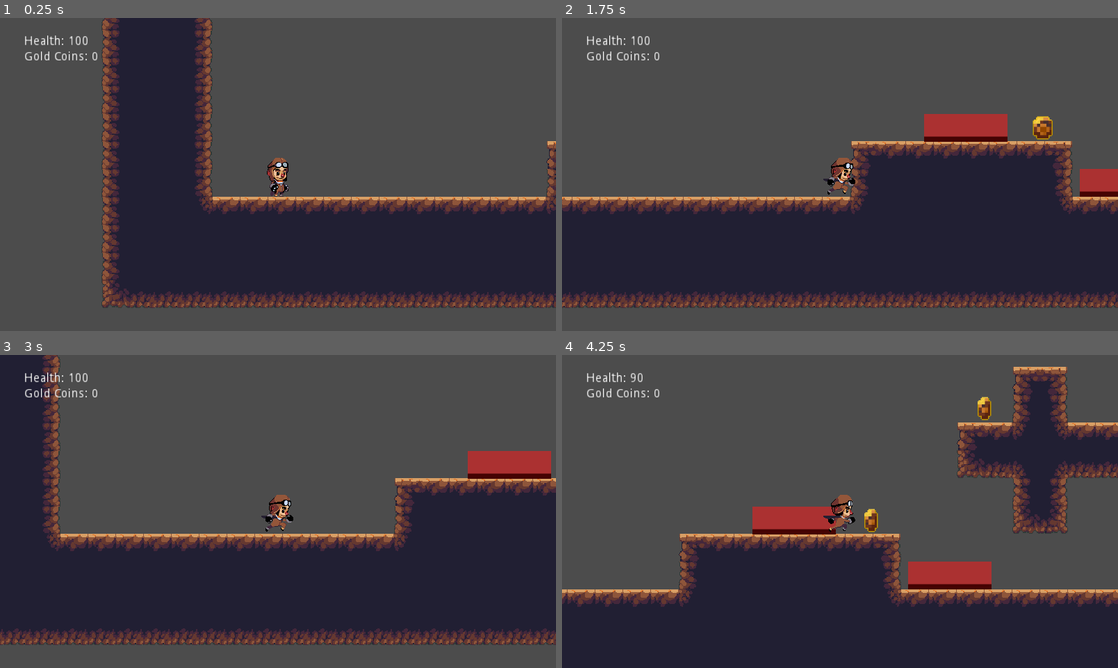
Above: before the commit, frames 1-4 (two rows, left to right).
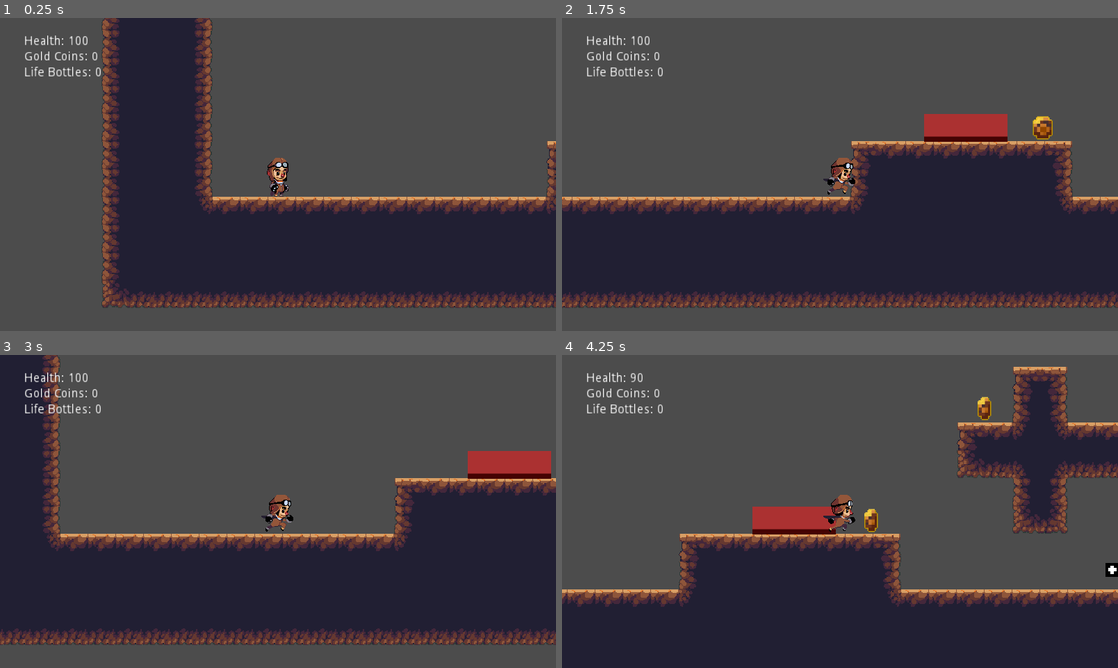
Above: after the commit, the same moments.

Repository: nordlightstudio/PlatformerLive
Game: Godot game, scene res://Game001.tscn
Same seed, same stepped clock (60 frames per second), same inputs: the game is played once before the commit and once after it.
Inputs:
- Up to frame 1 (0.25 s): no input
- Up to frame 2 (1.75 s): tap Enter at 0.5 s; hold Right (ui_right) from 0.53 s (still down); tap 1 (useLifeBottle, bound only after the commit) at 0.6, 1.35 s; tap Up (ui_up) at 0.77, 1.52 s
- Up to frame 3 (3 s): release Right (ui_right) at 2.03 s; hold Left (ui_left) 2.03-2.78 s; tap 1 (useLifeBottle, bound only after the commit) at 2.1, 2.85 s; hold Right (ui_right) from 2.78 s (still down)
- Up to frame 4 (4.25 s): keep holding Right (ui_right); tap Up (ui_up) at 3.02, 3.77 s; tap 1 (useLifeBottle, bound only after the commit) at 3.6 s

The runs differ from the first frame. In frame 1, 0.2% of the frame differs, in the area x 4-19%, y 15-19%; in frame 2, 0.8%; in frame 3, 0.2%; in frame 4, 1.6%, in the area x 4-100%, y 15-75%.

Commit message:
Add life bottle

Diff:
--- /dev/null
+++ b/Platformer/Area2D.gd
@@ -0,0 +1,10 @@
+#Add Life Bottle to lifeBottleQuantity
+extends Area2D
+
+func _physics_process(delta):
+
+	var bodies = get_overlapping_bodies()
+	for body in bodies:
+		if body.name == "Player" and get_node("../../../Player").lifeBottleQuantity < 10:
+			get_node("../../../Player").lifeBottleQuantity += 1
+			queue_free()
--- a/Platformer/Levels/World.tscn
+++ b/Platformer/Levels/World.tscn
@@ -1,8 +1,9 @@
-[gd_scene load_steps=4 format=2]
+[gd_scene load_steps=5 format=2]
 
 [ext_resource path="res://DirtAutoTiles.tres" type="TileSet" id=1]
 [ext_resource path="res://Pickups/GoldCoin.tscn" type="PackedScene" id=2]
 [ext_resource path="res://Traps/Trap01.tscn" type="PackedScene" id=3]
+[ext_resource path="res://Pickups/LifeBottle.tscn" type="PackedScene" id=4]
 
 [node name="World" type="Node"]
 
@@ -28,4 +29,12 @@
 position = Vector2( 645, 561 )
 
 [node name="Trap02" parent="Traps" instance=ExtResource( 3 )]
-position = Vector2( 824, 624 )
+position = Vector2( 638, 238 )
+
+[node name="LifeBottle" type="Node" parent="."]
+
+[node name="LifeBottle2" parent="LifeBottle" instance=ExtResource( 4 )]
+position = Vector2( 1011, 618 )
+
+[node name="LifeBottle3" parent="LifeBottle" instance=ExtResource( 4 )]
+position = Vector2( 1065, 620 )
--- /dev/null
+++ b/Platformer/Pickups/LifeBottle.tscn
@@ -0,0 +1,19 @@
+[gd_scene load_steps=4 format=2]
+
+[ext_resource path="res://Area2D.gd" type="Script" id=1]
+[ext_resource path="res://Assets/Sprites/LifeBottle/LifeBottle.png" type="Texture" id=2]
+
+[sub_resource type="RectangleShape2D" id=1]
+extents = Vector2( 7.84098, 7.84604 )
+
+[node name="LifeBottle" type="Area2D"]
+script = ExtResource( 1 )
+__meta__ = {
+"_edit_group_": true
+}
+
+[node name="Sprite" type="Sprite" parent="."]
+texture = ExtResource( 2 )
+
+[node name="CollisionShape2D" type="CollisionShape2D" parent="."]
+shape = SubResource( 1 )
--- a/Platformer/Player.gd
+++ b/Platformer/Player.gd
@@ -15,6 +15,9 @@
 #Health Player System
 var healthPlayer = 100
 onready var healthPlayerLabel = $UI/CenterContainer/VBoxContainer/Health
+#LifeBottleQuantity
+var lifeBottleQuantity = 0
+onready var lifeBottleQuantityLabel = $UI/CenterContainer/VBoxContainer/LifeBottleQuantity
 
 #Gold Coin System
 var goldCoin = 0
@@ -25,6 +28,8 @@
 
 	#Send var healthPlayer to UI
 	healthPlayerLabel.text = str("Health: ", healthPlayer)
+	#Send var lifeBottleQuantity to UI
+	lifeBottleQuantityLabel.text = str("Life Bottles: ", lifeBottleQuantity)
 
 	#Send var goldCoin to UI
 	goldCoinLabel.text = str("Gold Coins: ", goldCoin)
@@ -60,3 +65,8 @@
 
 	motion = move_and_slide(motion, UP)
 	pass
+
+	# Life Bottle System
+	if Input.is_action_just_pressed("useLifeBottle") and lifeBottleQuantity > 0 and healthPlayer < 100:
+		healthPlayer += 10
+		lifeBottleQuantity -= 1
--- a/Platformer/Traps/Trap01.gd
+++ b/Platformer/Traps/Trap01.gd
@@ -14,5 +14,4 @@
 			$Timer.start()
 
 func _on_Timer_timeout():
-	print("timer ende")
 	hitPlayer = false
--- a/Platformer/UI.tscn
+++ b/Platformer/UI.tscn
@@ -13,7 +13,7 @@
 [node name="CenterContainer" type="CenterContainer" parent="."]
 
 [node name="VBoxContainer" type="VBoxContainer" parent="CenterContainer"]
-margin_bottom = 32.0
+margin_bottom = 50.0
 
 [node name="Health" type="Label" parent="CenterContainer/VBoxContainer"]
 margin_bottom = 14.0
@@ -21,3 +21,7 @@
 [node name="GoldCoin" type="Label" parent="CenterContainer/VBoxContainer"]
 margin_top = 18.0
 margin_bottom = 32.0
+
+[node name="LifeBottleQuantity" type="Label" parent="CenterContainer/VBoxContainer"]
+margin_top = 36.0
+margin_bottom = 50.0
--- a/Platformer/project.godot
+++ b/Platformer/project.godot
@@ -27,6 +27,29 @@
 window/size/test_height=720
 window/stretch/mode="2d"
 window/stretch/aspect="expand"
+
+[importer_defaults]
+
+texture={
+"compress/bptc_ldr": 0,
+"compress/hdr_mode": 0,
+"compress/lossy_quality": 0.7,
+"compress/mode": 0,
+"compress/normal_map": 0,
+"detect_3d": false,
+"flags/anisotropic": false,
+"flags/filter": false,
+"flags/mipmaps": false,
+"flags/repeat": 0,
+"flags/srgb": 2,
+"process/HDR_as_SRGB": false,
+"process/fix_alpha_border": true,
+"process/invert_color": false,
+"process/premult_alpha": false,
+"size_limit": 0,
+"stream": false,
+"svg/scale": 1.0
+}
 
 [input]
 
@@ -58,6 +81,11 @@
 , Object(InputEventKey,"resource_local_to_scene":false,"resource_name":"","device":0,"alt":false,"shift":false,"control":false,"meta":false,"command":false,"pressed":false,"scancode":83,"unicode":0,"echo":false,"script":null)
  ]
 }
+useLifeBottle={
+"deadzone": 0.5,
+"events": [ Object(InputEventKey,"resource_local_to_scene":false,"resource_name":"","device":0,"alt":false,"shift":false,"control":false,"meta":false,"command":false,"pressed":false,"scancode":49,"unicode":0,"echo":false,"script":null)
+ ]
+}
 
 [rendering]
 
Binary file added: Platformer/Assets/Sprites/LifeBottle/LifeBottle.png
Not shown, added: Platformer/Assets/Sprites/LifeBottle/LifeBottle.png.import
